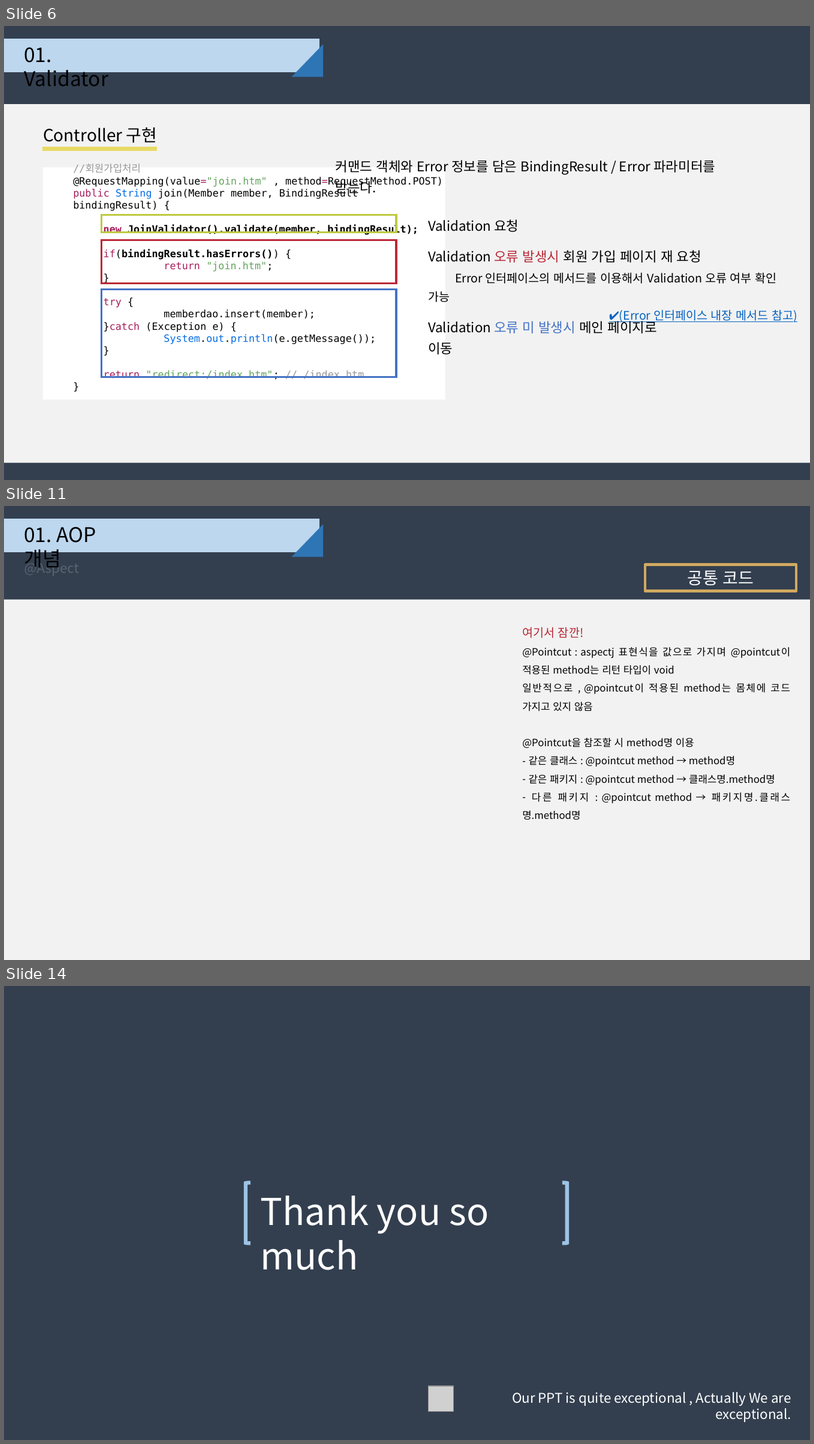
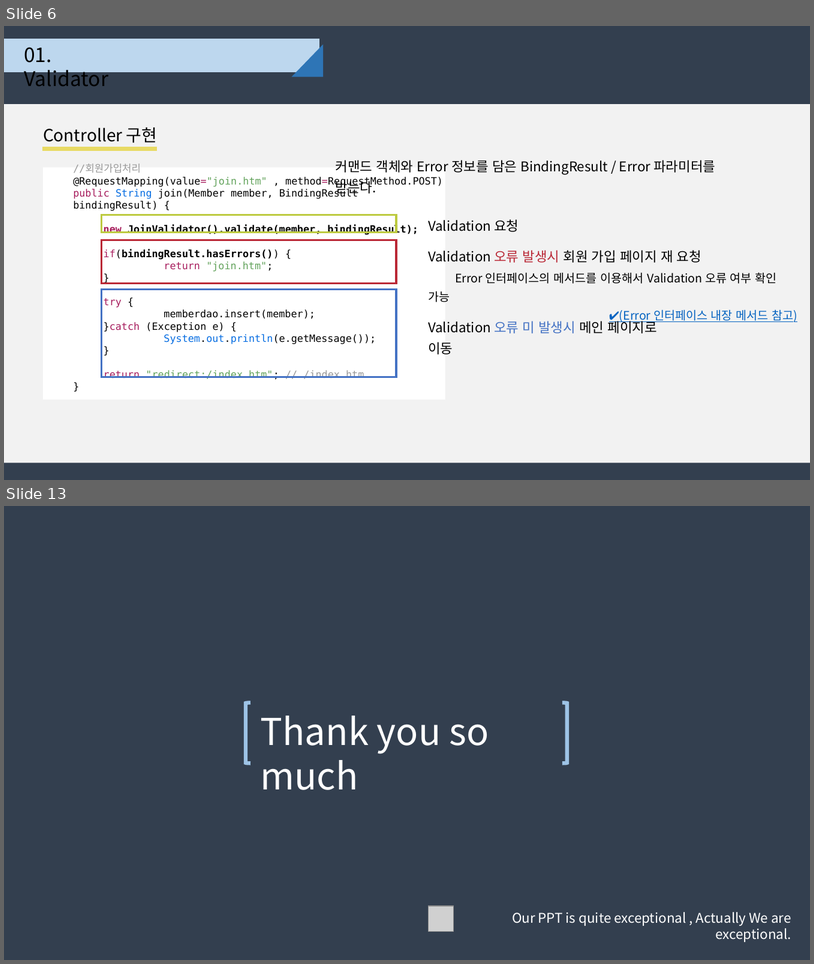
Before and after one commit to djyoon956/Family_C, a slide deck: 01.doc/Spring_Command&Error_4조.pptx. Shown one above the other, each under a label of ours: slides 6, 11 and 14 before the commit, slides 6 and 13 after it; the slides between them are not shown. The pictures are 814x1444 and 814x964 pixels, drawn with LibreOffice and Linux fonts; fonts in the diff are those of the drawing; grey boxes stand for pictures. Boxes give left, top, right and bottom in pixels: in the first picture for what was removed or moved away, otherwise in the second. Text is boxed around its words. In the diff, an @@ line names an element or a change of style, - is before the commit and + after.

```diff
--- a/01.doc/Spring_Command&Error_4조.pptx
+++ b/01.doc/Spring_Command&Error_4조.pptx
@@ slide 11 removed at box(4, 506, 810, 960), background #333F50 @@
@@ rectangle removed at box(4, 519, 319, 552) @@
@@ text removed at box(24, 527, 96, 568) @@
-01. AOP 개념
@@ right triangle removed at box(292, 524, 323, 557) @@
@@ text removed at box(24, 559, 78, 568) @@
-@Aspect
@@ rectangle removed at box(645, 565, 797, 591) @@
-공통 코드
@@ rectangle removed at box(4, 599, 810, 960) @@
@@ text removed at box(522, 627, 791, 803) @@
-여기서 잠깐!
-@Pointcut : aspectj 표현식을 값으로 가지며 @pointcut이 적용된 method는 리턴 타입이 void
-일반적으로 , @pointcut이 적용된 method는 몸체에 코드 가지고 있지 않음
-@Pointcut을 참조할 시 method명 이용
-– 같은 클래스 : @pointcut method → method명
-– 같은 패키지 : @pointcut method → 클래스명.method명
-– 다른 패키지 : @pointcut method → 패키지명.클래스명.method명
@@ what was slide 14 is now slide 13 @@
```
Also in this commit, not shown: 5 slides changed, 3 slides added, 3 other slides removed.
